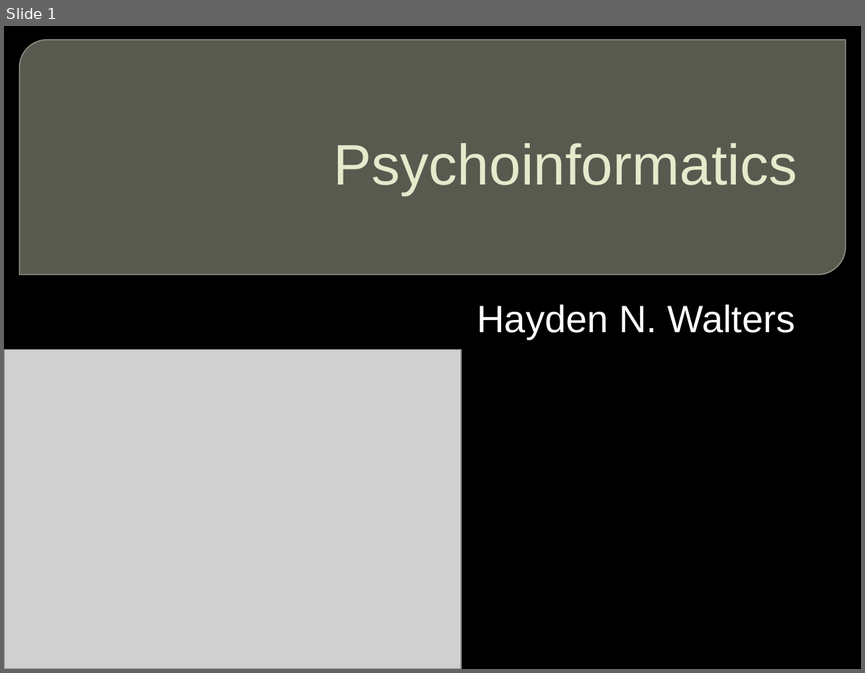
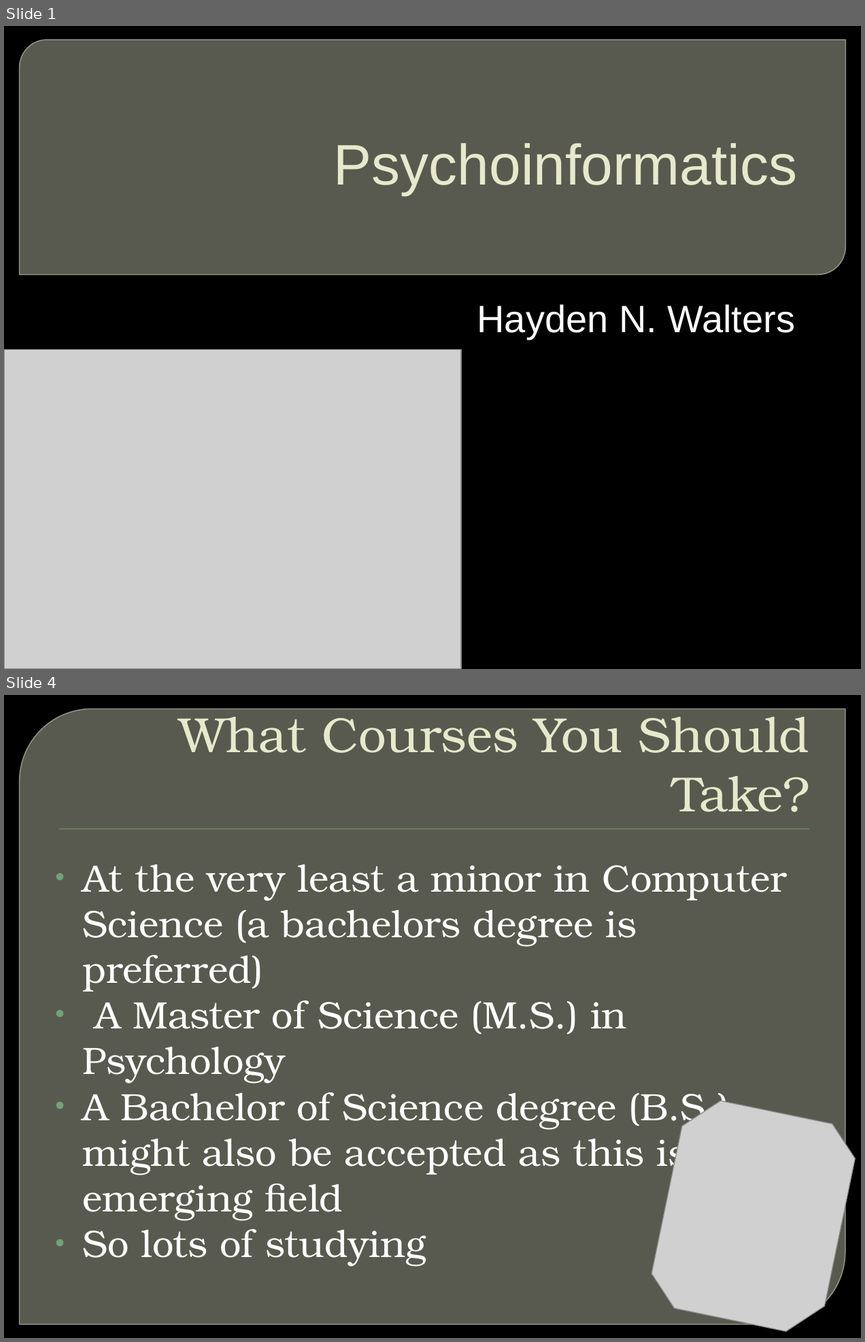
Before and after one commit to hnwalters/Essay-Reports, a slide deck: Documents & Presentations/E-Day Assignments/Career Path.pptx. Shown one above the other, each under a label of ours: slide 1 before the commit, slides 1 and 4 after it; the slides between them are not shown. The pictures are 865x673 and 865x1342 pixels, drawn with LibreOffice and Linux fonts; fonts in the diff are those of the drawing; grey boxes stand for pictures; background and template pictures are left out. Boxes give left, top, right and bottom in pixels: in the first picture for what was removed or moved away, otherwise in the second. Text is boxed around its words. In the diff, an @@ line names an element or a change of style, - is before the commit and + after.

```diff
--- a/Documents & Presentations/E-Day Assignments/Career Path.pptx
+++ b/Documents & Presentations/E-Day Assignments/Career Path.pptx
@@ slide 4 added at [4,695,861,1338], background picture (left out) @@
@@ round diag rect added at [20,709,845,1324], fill #888B7B at 65% opacity, outline #9DA090 0.87 pt @@
@@ title added at [179,706,810,812], 41.4 pt, text #E7EACB @@
+What Courses You Should Take?
@@ rectangle added at [59,829,808,830], fill #72A376 @@
@@ text added at [83,864,787,1266], 32 pt, text #FFFFFF @@
+• At the very least a minor in Computer Science (a bachelors degree is preferred)
+• A Master of Science (M.S.) in Psychology
+• A Bachelor of Science degree (B.S.) might also be accepted as this is an emerging field
+• So lots of studying
@@ picture added at [646,1094,861,1338] @@
```
Also in this commit, not shown: 10 other slides added, 11 other files.
